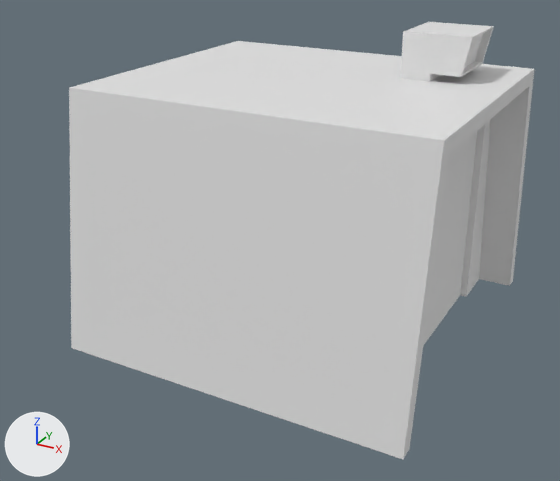
The FBX model Pieklo dzidowca kregi spierdolenia/Assets/Graphics 3D/Props/Level 2 props/wejscie_1.fbx: old version first, new version second.
Rendered twice from a camera (50 mm lens) standing at (2.62, -9.18, 5.64) and looking at (-2.2, -0.4, 1.25). Lighting does not change. The marker at lower left points along +X, +Y and +Z. The picture after the commit comes second. Materials are left out; every surface is plain grey.

Names of what the first picture shows: '1'.
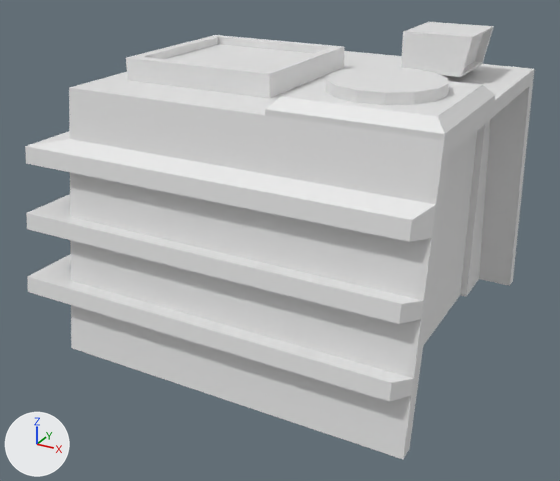
Where the change shows, as pixel boxes [x1, y1, x2, y2] in the pictures (560 x 481 px):
'1', reshaped (9% wider)
    before: [69, 22, 534, 459]
    after: [25, 22, 534, 459]
part 1 of me_cube_001, added
    after: [25, 35, 534, 459]

Patch to the scene script:
```diff
--- a/Pieklo dzidowca kregi spierdolenia/Assets/Graphics 3D/Props/Level 2 props/wejscie_1.fbx.py
+++ b/Pieklo dzidowca kregi spierdolenia/Assets/Graphics 3D/Props/Level 2 props/wejscie_1.fbx.py
@@ me_cube_001 @@
 # used by ob_1; location = (0.0, 0.0, 0.0)
-me_cube_001.from_pydata(...)  # 52 vertices, 51 faces; spans x -4.32..0.5, y -2.5..2.5, z 0.0..4.1
+me_cube_001.from_pydata(...)  # 480 vertices, 464 faces; spans x -4.9..0.5, y -2.59..2.59, z 0.0..4.1
+# me_cube_001 part 1: 428 vertices added at x -4.9..0.5, y -2.59..2.59, z 0.0..3.83
```
